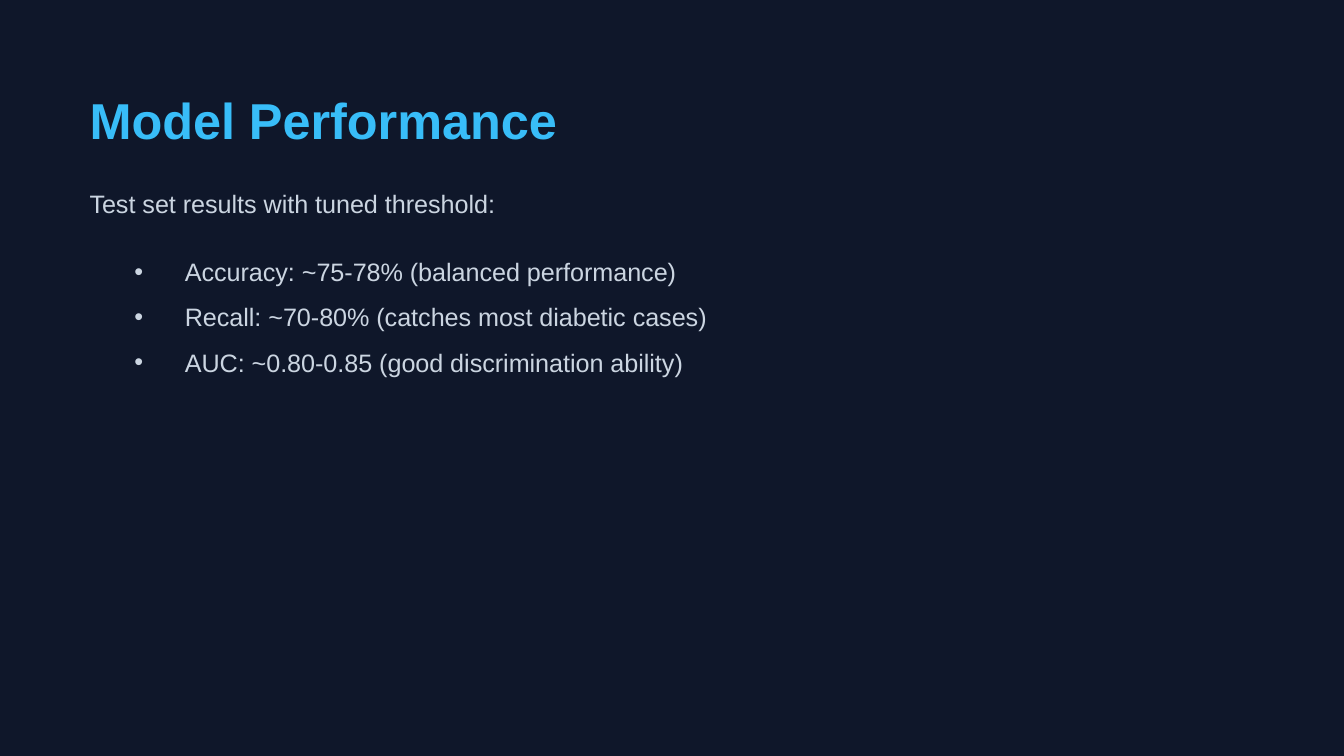
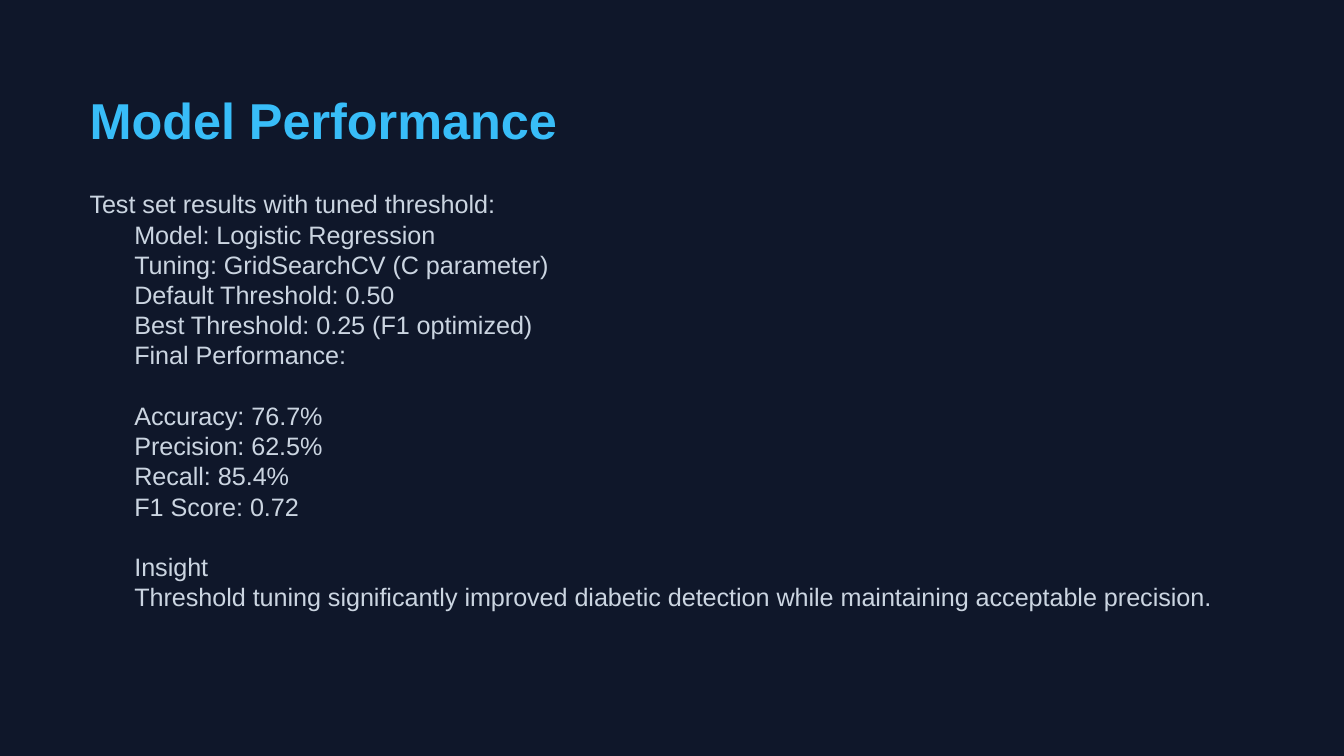
Before and after one commit to RealHaroon/Artificial-Intelligence-Labs, a slide deck: slide 8 of Diabetes Diagnostic Tool/Diabetes Prediction.pptx. Drawn at 1344x756 pixels with LibreOffice and Linux fonts; fonts in the diff are those of the drawing. Boxes give left, top, right and bottom in pixels: in the first picture for what was removed or moved away, otherwise in the second. Text is boxed around its words. In the diff, an @@ line names an element or a change of style, - is before the commit and + after.

```diff
--- a/Diabetes Diagnostic Tool/Diabetes Prediction.pptx
+++ b/Diabetes Diagnostic Tool/Diabetes Prediction.pptx
@@ text at <box>134,225,1211,612</box>: text changed @@
-• Accuracy: ~75-78% (balanced performance)
-• Recall: ~70-80% (catches most diabetic cases)
-• AUC: ~0.80-0.85 (good discrimination ability)
+Model: Logistic Regression
+Tuning: GridSearchCV (C parameter)
+Default Threshold: 0.50
+Best Threshold: 0.25 (F1 optimized)
+Final Performance:
+Accuracy: 76.7%
+Precision: 62.5%
+Recall: 85.4%
+F1 Score: 0.72
+Insight
+Threshold tuning significantly improved diabetic detection while maintaining acceptable precision.
```
Also in this commit, not shown: 1 other file.
